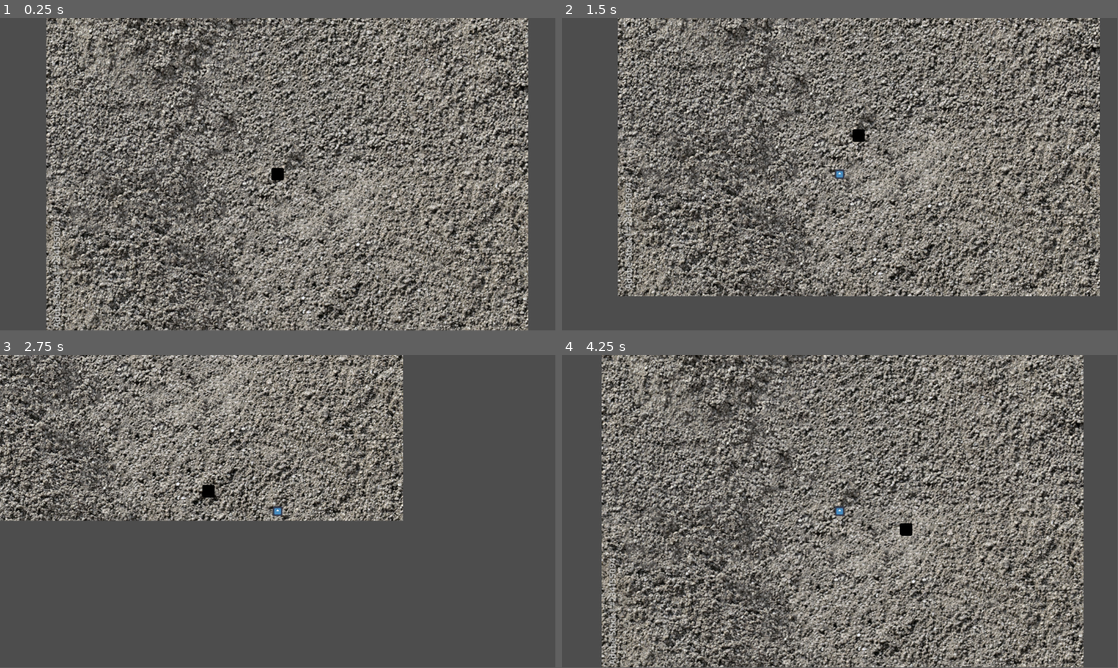
Above: before the commit, frames 1-4 (two rows, left to right).
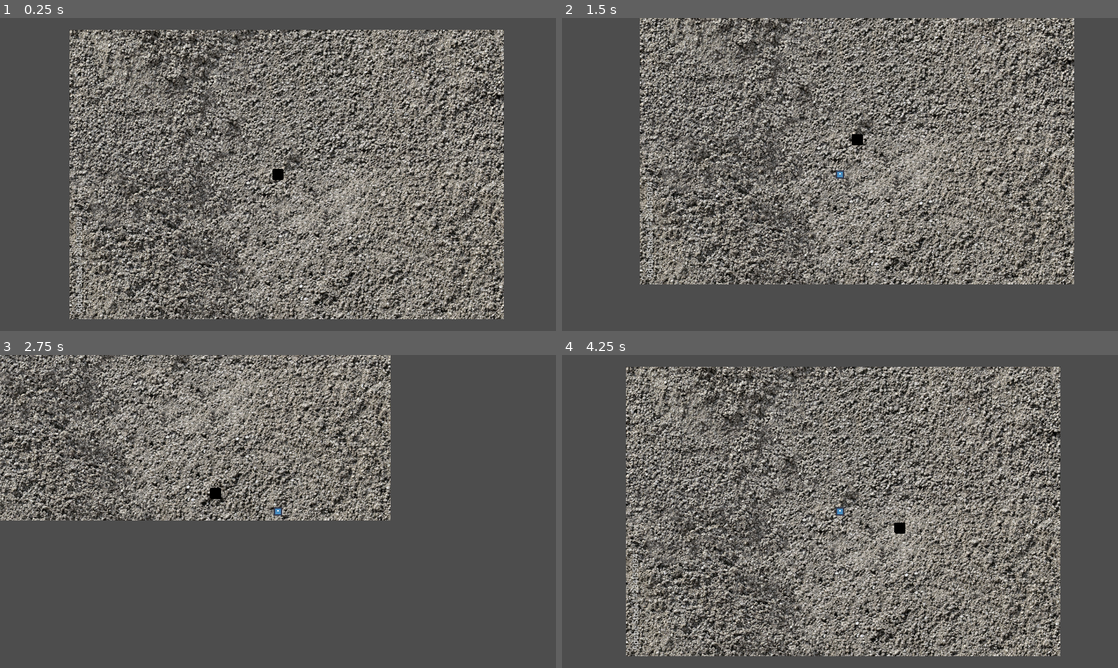
Above: after the commit, the same moments.

Repository: lokasc/rsPrototype
Game: Godot game, scene res://main.tscn
The game is run twice, just before and just after one commit, with the same random seed, the same clock (stepped at 60 frames per second) and the same inputs. The engine's default icon, where the game draws it, is replaced by a stand-in: a white triangle on a blue panel in a dark square.
Inputs (mouse positions are in pixels of both pictures, inside the frame that each line leads up to):
- Up to frame 1 (0.25 s): no input
- Up to frame 2 (1.5 s): move the mouse to (962, 158) at 0.52 s; hold D (right) 0.53-1.28 s; click (962, 158) at 0.6 s; move the mouse to (728, 190) at 1.27 s; hold S (down) from 1.28 s (still down); click (728, 190) at 1.35 s
- Up to frame 3 (2.75 s): move the mouse to (333, 442) at 2.02 s; release S (down) at 2.03 s; hold D (right) from 2.03 s (still down); click (333, 442) at 2.1 s
- Up to frame 4 (4.25 s): move the mouse to (812, 574) at 2.77 s; release D (right) at 2.78 s; hold W (up) 2.78-3.53 s; click (812, 574) at 2.85 s; move the mouse to (1006, 558) at 3.52 s; hold A (left) from 3.53 s (still down); click (1006, 558) at 3.6 s
In our replay, the window is 799x449 before the commit and 800x450 after it. These sizes can differ from the game's own. Grey fills any space a smaller window leaves; there, only what the larger window draws over its background counts as a difference.

The runs differ from the first frame. In frame 1, 65% of the frame differs, in the area x 8-95%, y 0-100%; in frame 2, 58%; in frame 3, 29%; in frame 4, 65%.

Commit message:
Added an UI menu & basic network functionality

Diff:
--- /dev/null
+++ b/beat_sync/beat_main.tscn
@@ -0,0 +1,64 @@
+[gd_scene load_steps=2 format=3 uid="uid://q4tmb5de6pvw"]
+
+[ext_resource type="Script" path="res://beat_sync/multiplayer_controller.gd" id="1_i0qxa"]
+
+[node name="BeatMain" type="Node"]
+
+[node name="MultiplayerController" type="Node" parent="." node_paths=PackedStringArray("net_ui", "game_ui")]
+script = ExtResource("1_i0qxa")
+net_ui = NodePath("../UI/NetUI")
+game_ui = NodePath("../UI/InGameUI")
+
+[node name="UI" type="Control" parent="."]
+layout_mode = 3
+anchors_preset = 0
+offset_right = 40.0
+offset_bottom = 40.0
+
+[node name="NetUI" type="Control" parent="UI"]
+visible = false
+layout_mode = 2
+anchors_preset = 0
+offset_left = 1280.0
+offset_right = 1280.0
+offset_bottom = 40.0
+
+[node name="HBoxContainer" type="HBoxContainer" parent="UI/NetUI"]
+layout_mode = 0
+offset_left = -1280.0
+offset_bottom = 40.0
+
+[node name="HostButton" type="Button" parent="UI/NetUI/HBoxContainer"]
+custom_minimum_size = Vector2(100, 0)
+layout_mode = 2
+size_flags_stretch_ratio = 2.65
+text = "Host"
+
+[node name="JoinButton" type="Button" parent="UI/NetUI/HBoxContainer"]
+custom_minimum_size = Vector2(100, 0)
+layout_mode = 2
+text = "Join"
+
+[node name="IP" type="TextEdit" parent="UI/NetUI/HBoxContainer"]
+layout_mode = 2
+size_flags_horizontal = 3
+placeholder_text = "Enter IP"
+
+[node name="InGameUI" type="Control" parent="UI"]
+anchors_preset = 0
+offset_right = 40.0
+offset_bottom = 40.0
+
+[node name="PeerID" type="Label" parent="UI/InGameUI"]
+custom_minimum_size = Vector2(200, 200)
+layout_mode = 0
+offset_right = 40.0
+offset_bottom = 23.0
+
+[node name="Name" type="Label" parent="UI/InGameUI"]
+layout_mode = 0
+offset_right = 40.0
+offset_bottom = 23.0
+
+[connection signal="button_down" from="UI/NetUI/HBoxContainer/HostButton" to="MultiplayerController" method="_on_host_button_button_down"]
+[connection signal="button_down" from="UI/NetUI/HBoxContainer/JoinButton" to="MultiplayerController" method="_on_join_button_button_down"]
--- /dev/null
+++ b/beat_sync/multiplayer_controller.gd
@@ -0,0 +1,66 @@
+extends Node
+
+const PORT = 28960
+const MAX_CLIENTS = 2
+
+@export var net_ui : Control
+@export var game_ui : Control
+
+
+var ip_address = "" # determined via user input.
+var peer
+
+
+func _ready():
+	net_ui.visible = true
+	game_ui.visible = false
+
+func _process(delta):
+	pass
+
+# Creates a client given ip_address
+func innit_client():
+	peer = ENetMultiplayerPeer.new()
+	peer.create_client(ip_address, PORT)
+	multiplayer.multiplayer_peer = peer
+
+# Creates a server
+func innit_host():
+	peer = ENetMultiplayerPeer.new()
+	peer.create_server(PORT, MAX_CLIENTS)
+	multiplayer.multiplayer_peer = peer
+
+func join_server():
+	# joins server.
+	pass
+
+
+func _on_host_button_button_down():
+	print("HOST PRESSED!")
+	innit_host()
+
+	# set initial ui
+	net_ui.visible = false
+	game_ui.visible = true
+	(game_ui.get_child(0) as Label).text = "ID: " + str(multiplayer.get_unique_id()) + " (Server)"
+	pass
+
+
+func _on_join_button_button_down():
+	print("CLIENT PRESSED!")
+
+	var ip_node = get_node("/root/BeatMain/UI/NetUI/HBoxContainer/IP") as TextEdit
+	ip_address = ip_node.text
+
+	# check if null
+	if (ip_address == "" or ip_address == null):
+		OS.alert("Need an IP to connect to")
+		return
+
+	# check for timeout on connection.
+
+	innit_client()
+	net_ui.visible = false
+	game_ui.visible = true
+
+	(game_ui.get_child(0) as Label).text = "ID: " + str(multiplayer.get_unique_id()) + " (Client)"
--- a/project.godot
+++ b/project.godot
@@ -14,6 +14,12 @@
 run/main_scene="res://main.tscn"
 config/features=PackedStringArray("4.2", "Forward Plus")
 config/icon="res://icon.svg"
+
+[display]
+
+window/size/viewport_width=1280
+window/size/viewport_height=720
+window/stretch/mode="canvas_items"
 
 [input]
 
